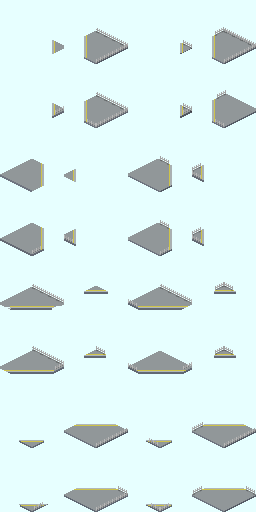
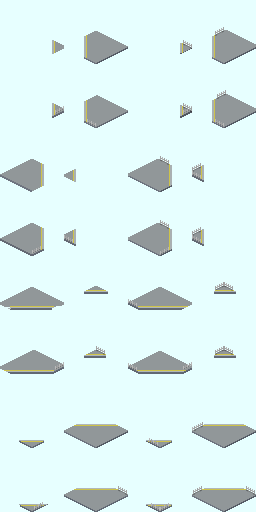
Comparing the layer stacks of the two 256 × 512 images. Changes:
hid group "Fences_L/R" (2 layers) over [left=32, top=44, right=256, bottom=511]
hid group "Fences_F/B" (2 layers) over [left=32, top=28, right=256, bottom=511]
